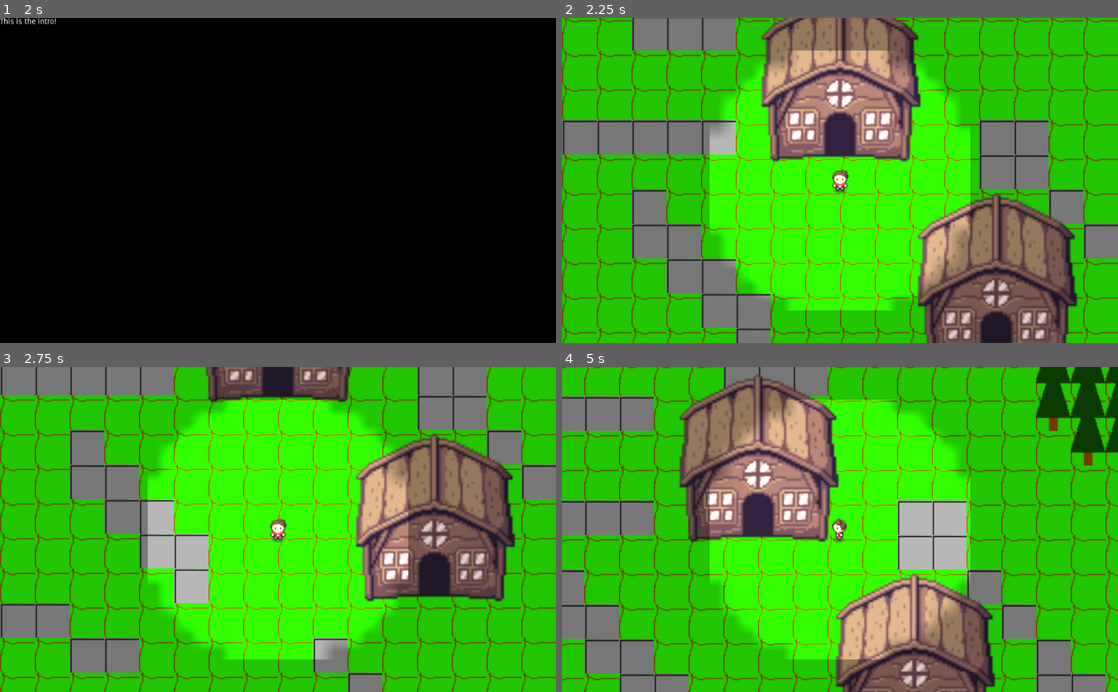
Above: before the commit, frames 1-4 (two rows, left to right).
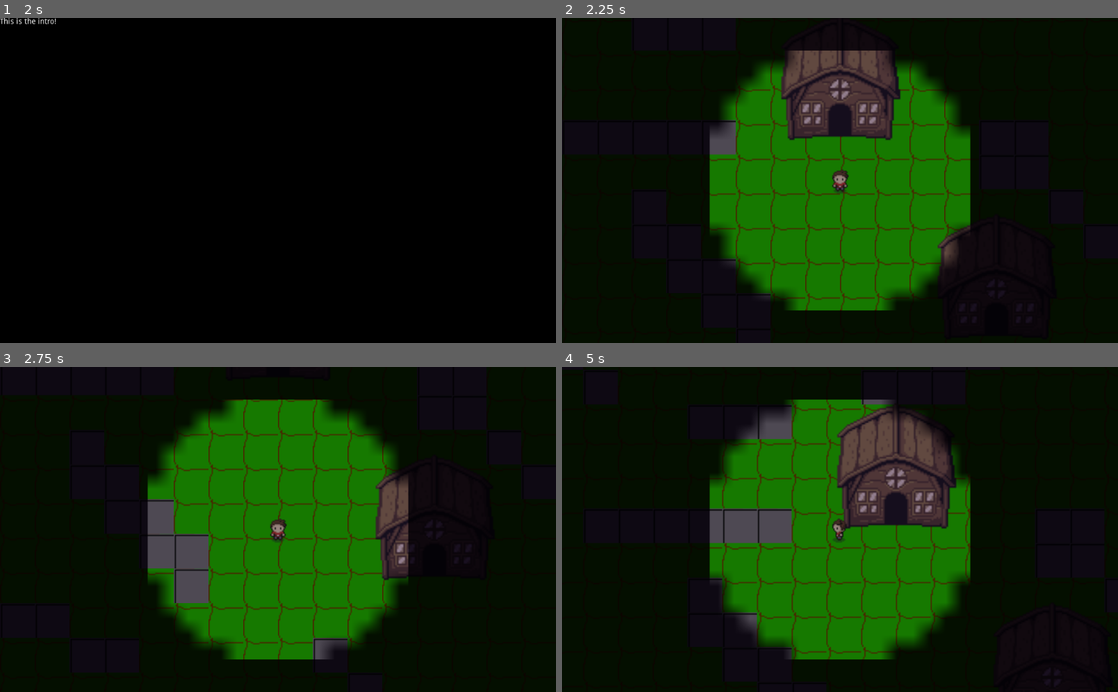
Above: after the commit, the same moments.

Repository: HaywardMorihara/2021AprGameJam
Game: Godot game, scene res://menu/MainMenu.tscn
The game is run twice, just before and just after one commit, with the same random seed, the same clock (stepped at 60 frames per second) and the same inputs.
Inputs (mouse positions are in pixels of both pictures, inside the frame that each line leads up to):
- Up to frame 1 (2 s): click "Start" at 0.5 s; tap Enter at 1.25 s; move the mouse to (400, 164) at 1.27 s; hold D (right) from 1.28 s (still down); tap Space (check_watch) at 1.35 s
- Up to frame 2 (2.25 s): tap Space (check_watch) at 2 s; move the mouse to (728, 196) at 2.02 s; release D (right) at 2.03 s; hold S (down) from 2.03 s (still down); click (728, 196) at 2.1 s
- Up to frame 3 (2.75 s): keep holding S (down)
- Up to frame 4 (5 s): move the mouse to (895, 458) at 2.77 s; release S (down) at 2.78 s; hold D (right) 2.78-3.53 s; tap Space (check_watch) at 2.85, 4.35 s; move the mouse to (812, 594) at 3.52 s; hold W (up) 3.53-4.28 s; click (812, 594) at 3.6 s; move the mouse to (1006, 578) at 4.27 s; hold A (left) from 4.28 s (still down)

Frame 1 is identical in both runs. In frame 2, 100% of the frame differs, in the area x 0-100%, y 0-100%; in frame 3, 100%; in frame 4, 100%.

Commit message:
ysort

Diff:
--- a/house/ExteriorHouse.tscn
+++ b/house/ExteriorHouse.tscn
@@ -10,13 +10,14 @@
 [node name="HouseStaticBody" type="StaticBody2D" parent="."]
 
 [node name="CollisionPolygon2D" type="CollisionPolygon2D" parent="HouseStaticBody"]
-scale = Vector2( 2.04534, 2.30851 )
-polygon = PoolVector2Array( -32, -16, 0, -32, 32, -16, 32, 32, 8, 32, 8, 0, -8, 0, -8, 32, -32, 32 )
+position = Vector2( 0.360797, 0 )
+scale = Vector2( 2.0383, 2.30851 )
+polygon = PoolVector2Array( -23.4823, -8.22381, -0.177009, -13.8618, 23.3721, -6.93088, 23.3721, 20.7926, 5.15342, 20.8283, 5.42875, 9.76664, -5.30962, 9.64508, -5.44732, 21.3146, -23.7576, 21.3146 )
 
 [node name="Sprite" type="Sprite" parent="HouseStaticBody"]
-scale = Vector2( 2, 2 )
+scale = Vector2( 1.5, 1.5 )
 texture = ExtResource( 1 )
 
 [node name="Entrance" parent="." instance=ExtResource( 2 )]
-position = Vector2( 0, 48 )
-scale = Vector2( 0.422852, 1.01345 )
+position = Vector2( 0, 32 )
+scale = Vector2( 0.278592, 0.515998 )
--- a/map/Map.tscn
+++ b/map/Map.tscn
@@ -113,18 +113,19 @@
 format = 1
 tile_data = PoolIntArray( -524280, 0, 0, -524279, 0, 0, -524278, 0, 0, -458744, 0, 0, -458743, 0, 0, -458742, 0, 0, -393207, 0, 0, -393206, 0, 0 )
 
-[node name="WitchExteriorHouse" parent="." instance=ExtResource( 3 )]
+[node name="YSort" type="YSort" parent="."]
+
+[node name="WitchExteriorHouse" parent="YSort" instance=ExtResource( 3 )]
 position = Vector2( 144, 48 )
 destination_scene = "res://house/WitchInteriorHouse.tscn"
 is_witch_house = true
 
-[node name="PlayerExteriorHouse" parent="." instance=ExtResource( 6 )]
+[node name="PlayerExteriorHouse" parent="YSort" instance=ExtResource( 6 )]
 position = Vector2( 0, -136 )
 
-[node name="Player" parent="." instance=ExtResource( 1 )]
+[node name="Player" parent="YSort" instance=ExtResource( 1 )]
 position = Vector2( 0, -40 )
 is_light_on = true
 
-[node name="CanvasModulate" type="CanvasModulate" parent="."]
-visible = false
+[node name="CanvasModulate" type="CanvasModulate" parent="YSort"]
 color = Color( 0.113725, 0.0784314, 0.160784, 1 )
